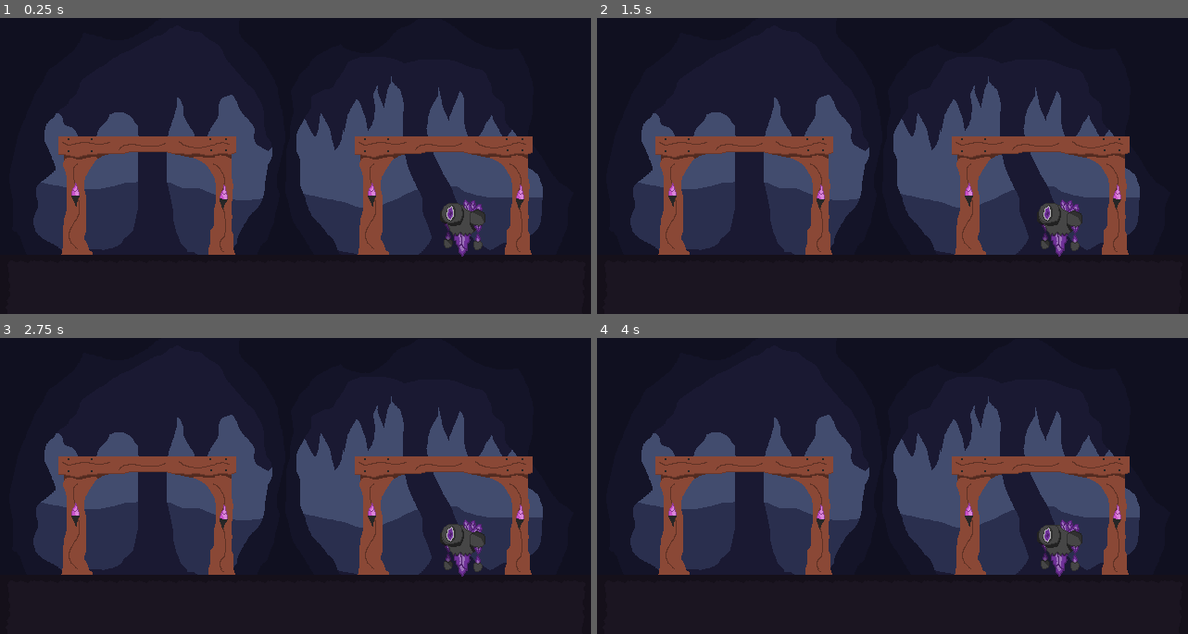
Above: before the commit, frames 1-4 (two rows, left to right).
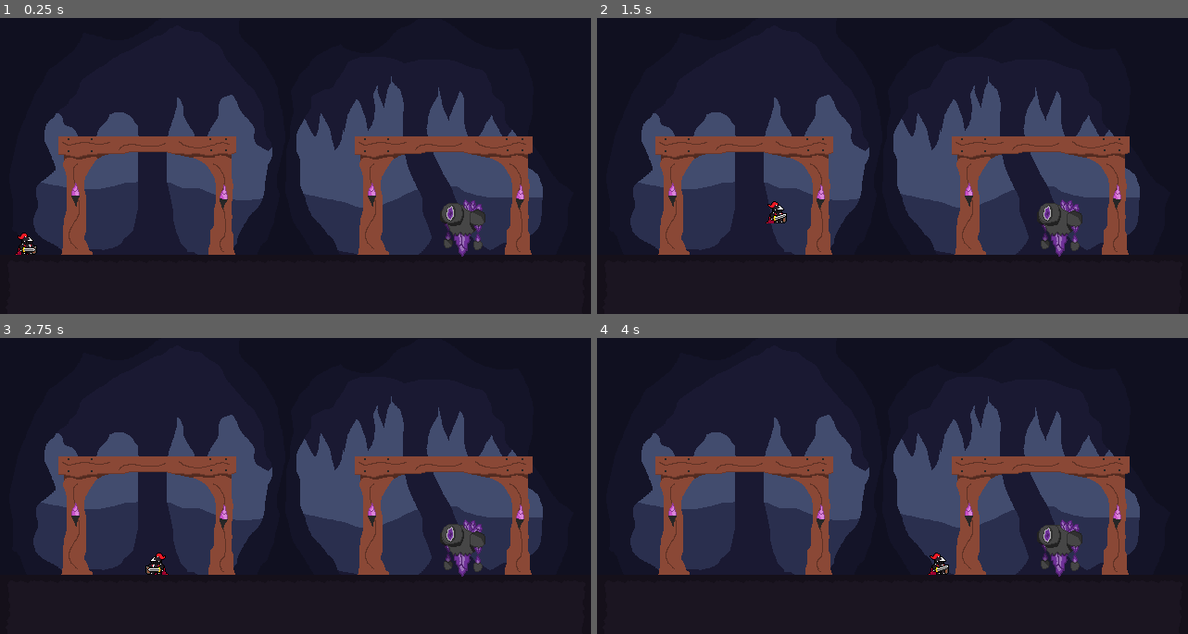
Above: after the commit, the same moments.

Repository: LuizFelippeAlves/ProjetoTowerBreak
Game: Godot game, scene res://Scenes/andar_1.tscn
The game is run twice, just before and just after one commit, with the same random seed, the same clock (stepped at 60 frames per second) and the same inputs. This scene is started directly instead of the project's main scene.
Inputs (mouse positions are in pixels of both pictures, inside the frame that each line leads up to):
- Up to frame 1 (0.25 s): no input
- Up to frame 2 (1.5 s): move the mouse to (1022, 151) at 0.52 s; hold D (move_right) from 0.53 s (still down); click (1022, 151) at 0.6 s; tap W (jump) at 0.77 s; move the mouse to (774, 180) at 1.27 s; click (774, 180) at 1.35 s
- Up to frame 3 (2.75 s): tap W (jump) at 1.52 s; move the mouse to (354, 420) at 2.02 s; release D (move_right) at 2.03 s; hold A (move_left) from 2.03 s (still down); click (354, 420) at 2.1 s
- Up to frame 4 (4 s): move the mouse to (862, 545) at 2.77 s; release A (move_left) at 2.78 s; hold D (move_right) from 2.78 s (still down); click (862, 545) at 2.85 s; tap W (jump) at 3.02, 3.77 s; move the mouse to (1069, 530) at 3.52 s; click (1069, 530) at 3.6 s

The runs differ from the first frame. In frame 1, 0.1% of the frame differs, in the area x 2-7%, y 72-80%; in frame 2, 0.2%, in the area x 28-33%, y 61-70%; in frame 3, 0.1%; in frame 4, 0.2%.

Commit message:
pequenas correcoes

Diff:
--- a/TowerBreak/Scenes/andar_1.tscn
+++ b/TowerBreak/Scenes/andar_1.tscn
@@ -1,9 +1,10 @@
-[gd_scene load_steps=59 format=4 uid="uid://6hqeqbm3ifq"]
+[gd_scene load_steps=60 format=4 uid="uid://6hqeqbm3ifq"]
 
 [ext_resource type="Texture2D" uid="uid://bv6seowfsvhjv" path="res://assets/TileSetsAreas/Area - 0/Fundo area inicial.png" id="1_i6xxf"]
 [ext_resource type="Texture2D" uid="uid://ckht4lbuoe3rl" path="res://assets/TileSetsAreas/Area - 0/Tileset Area Inicial.png" id="2_crl7t"]
 [ext_resource type="Texture2D" uid="uid://kfjveew5jpyr" path="res://assets/TileSetsAreas/Area - 1/Fundo Area1.png" id="3_knupg"]
 [ext_resource type="Texture2D" uid="uid://lqxi0m2l1gv0" path="res://assets/TileSetsAreas/Area - 1/TileSet(Area1).png" id="4_dd0ah"]
+[ext_resource type="PackedScene" uid="uid://camspvi8wpf5i" path="res://Util/Base player.tscn" id="5_unj8g"]
 [ext_resource type="Texture2D" uid="uid://biq2o6la0aj3j" path="res://assets/Sprits/GolemAnimations/SpriteGlmAtqPilar.png" id="13_0pnld"]
 [ext_resource type="Texture2D" uid="uid://bwyrvksg3po33" path="res://assets/Sprits/GolemAnimations/SpriteGlmAtqProjetil.png" id="14_kxrfi"]
 [ext_resource type="Texture2D" uid="uid://bugvpvemww7hh" path="res://assets/Sprits/GolemAnimations/SpriteGlmParada.png" id="15_eql4w"]
@@ -1855,6 +1856,12 @@
 
 [node name="Mundo" type="Node2D"]
 
+[node name="CharacterBody2D" parent="." instance=ExtResource("5_unj8g")]
+position = Vector2(31, 239)
+rotation = 3.14159
+scale = Vector2(-1, -1)
+collision_mask = 7
+
 [node name="TileMapAndar1" type="Node2D" parent="."]
 
 [node name="chao" type="TileMapLayer" parent="TileMapAndar1"]
@@ -1898,14 +1905,20 @@
 [node name="timers" type="Node2D" parent="Golem"]
 
 [node name="MovementTimer" type="Timer" parent="Golem/timers"]
+one_shot = true
 
 [node name="IdleTimer" type="Timer" parent="Golem/timers"]
+one_shot = true
 
 [node name="ArmCastTimer" type="Timer" parent="Golem/timers"]
+one_shot = true
 
 [node name="MetelanciaTimer" type="Timer" parent="Golem/timers"]
+one_shot = true
 
 [node name="Visao" type="RayCast2D" parent="Golem"]
+position = Vector2(15, -13)
+target_position = Vector2(455, 27)
 
 [node name="Positions" type="Node2D" parent="Golem"]
 
